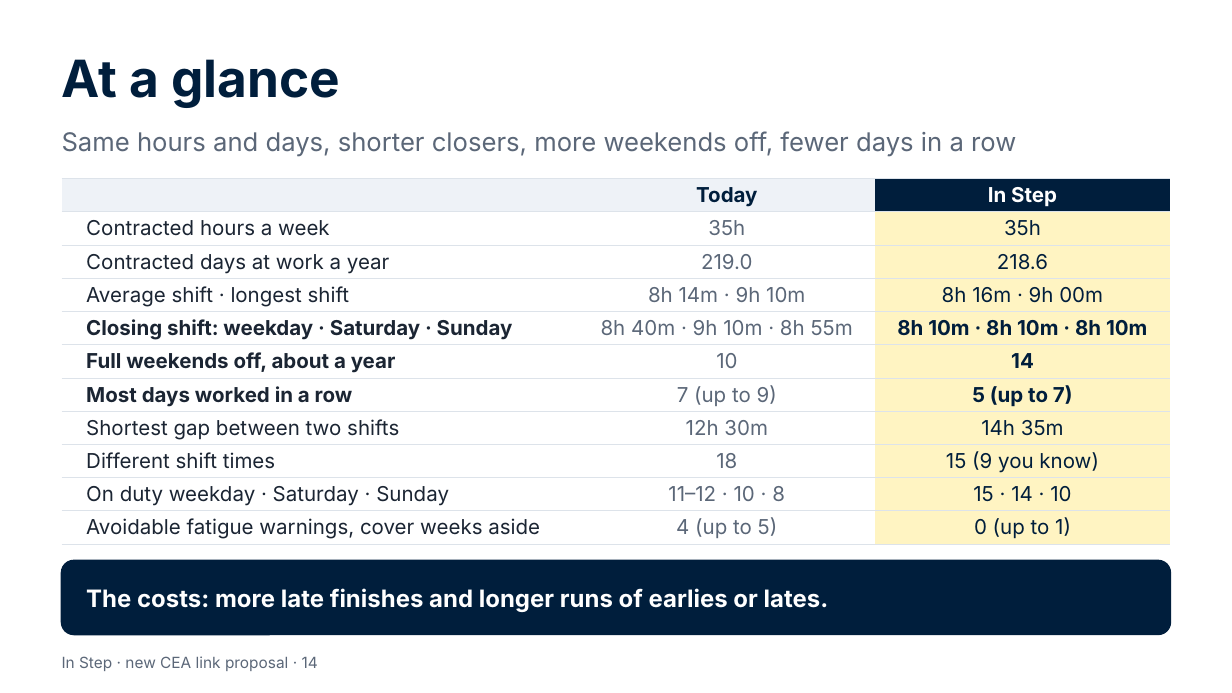
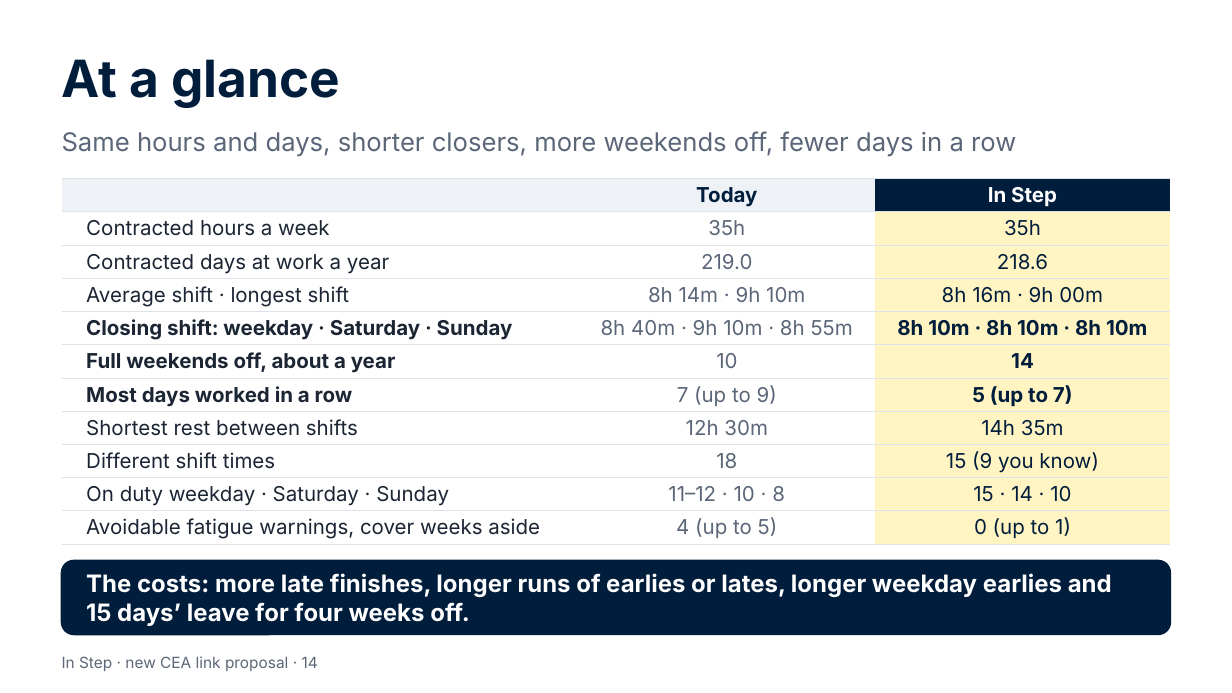
Before and after one commit to Garethdavidmiller/roster-app, a slide deck: slide 14 of docs/links-26/presentations/In-Step-for-colleagues.pptx. Drawn at 1232x693 pixels with LibreOffice and Linux fonts; fonts in the diff are those of the drawing. Boxes give left, top, right and bottom in pixels: in the first picture for what was removed or moved away, otherwise in the second. Text is boxed around its words. In the diff, an @@ line names an element or a change of style, - is before the commit and + after.

```diff
--- a/docs/links-26/presentations/In-Step-for-colleagues.pptx
+++ b/docs/links-26/presentations/In-Step-for-colleagues.pptx
@@ table at (62,179,1170,543) @@
-row 8, column 1: Shortest gap between two shifts
+row 8, column 1: Shortest rest between shifts
@@ text at (86,573,1112,626): text changed @@
-The costs: more late finishes and longer runs of earlies or lates.
+The costs: more late finishes, longer runs of earlies or lates, longer weekday earlies and 15 days’ leave for four weeks off.
```
Also in this commit, not shown: 12 other slides changed, 56 other files.
